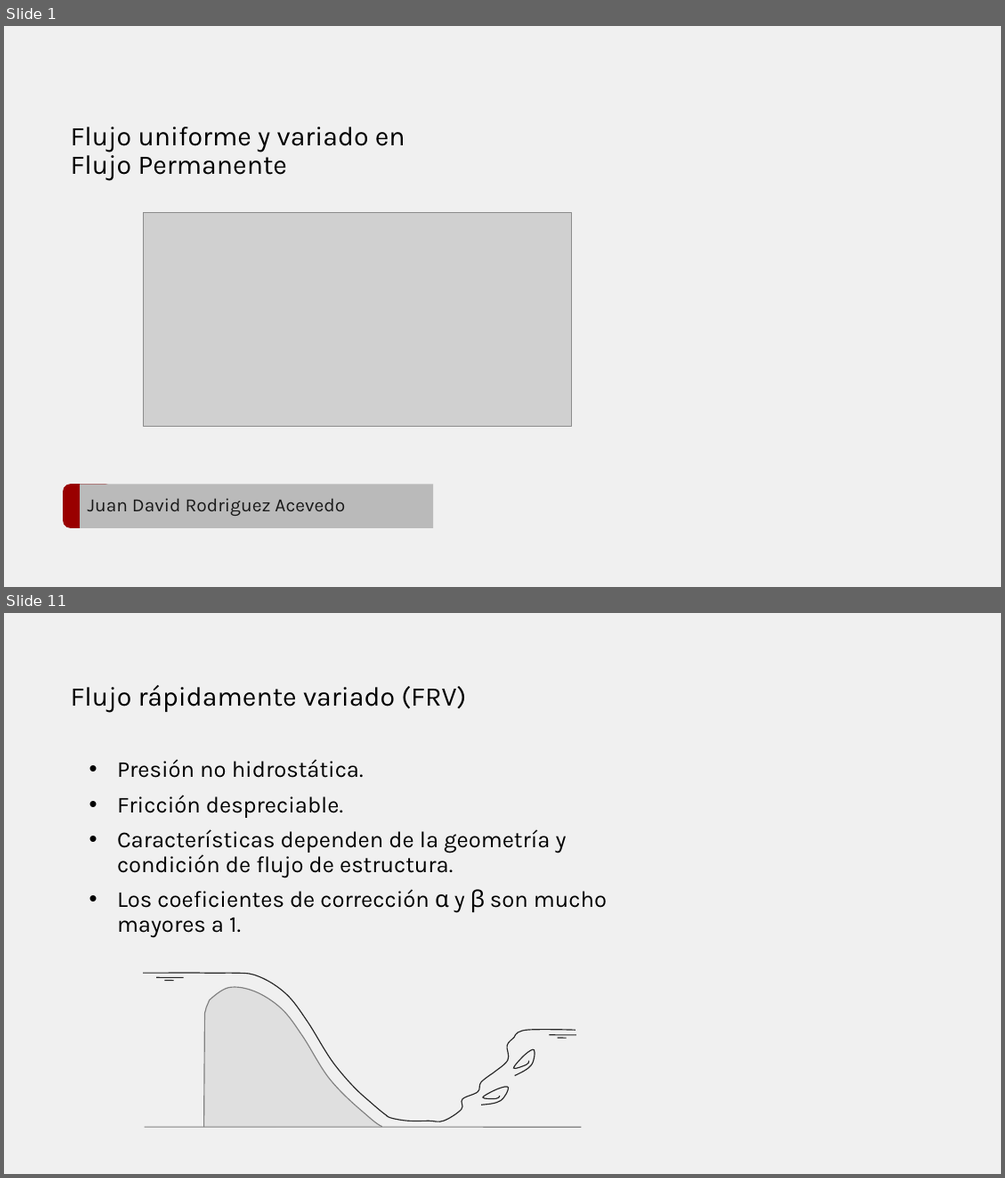
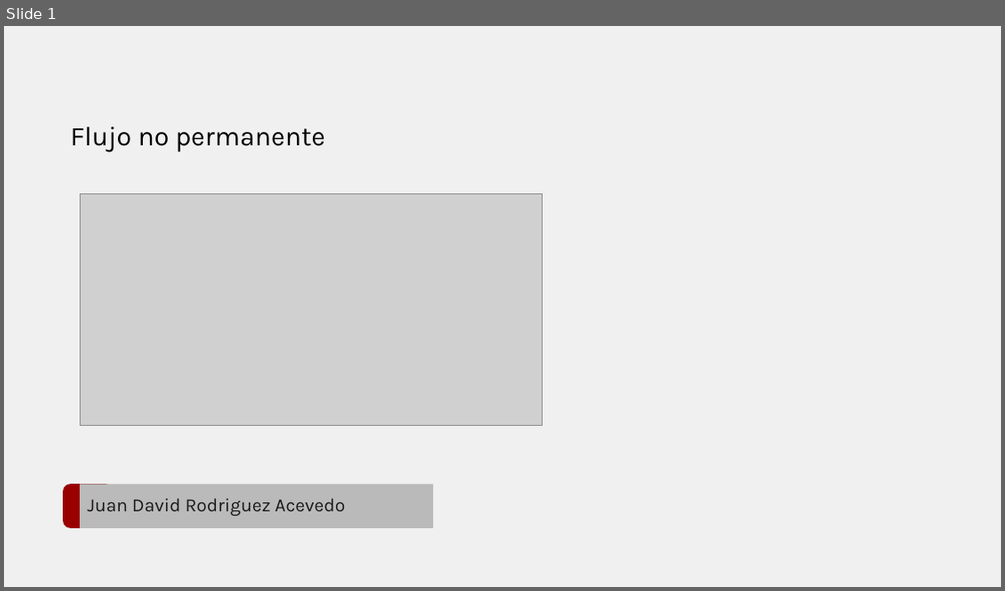
Before and after one commit to juanrodace/J.HRAS, a slide deck: Section01/UnsteadyFlow/HRAS.S1.UF.pptx. Shown one above the other, each under a label of ours: slides 1 and 11 before the commit, slide 1 after it; the slides between them are not shown. The pictures are 1005x1178 and 1005x591 pixels, drawn with LibreOffice and Linux fonts; fonts in the diff are those of the drawing; grey boxes stand for pictures; background and template pictures are left out. Boxes give left, top, right and bottom in pixels: in the first picture for what was removed or moved away, otherwise in the second. Text is boxed around its words. In the diff, an @@ line names an element or a change of style, - is before the commit and + after.

```diff
--- a/Section01/UnsteadyFlow/HRAS.S1.UF.pptx
+++ b/Section01/UnsteadyFlow/HRAS.S1.UF.pptx
@@ slide 11 removed at box(4, 613, 1001, 1174), background #F0F0F0 @@
@@ title removed at box(71, 685, 466, 713) @@
-Flujo rápidamente variado (FRV)
@@ text removed at box(117, 759, 607, 937) @@
-• Presión no hidrostática.
-• Fricción despreciable.
-• Características dependen de la geometría y condición de flujo de estructura.
-• Los coeficientes de corrección α y β son mucho mayores a 1.
@@ group removed at box(143, 973, 582, 1127): 5 freeform shapes, 5 lines @@
@@ slide 1 changed as well @@
@@ text at box(71, 127, 325, 152): text changed @@
-Flujo uniforme y variado en
-Flujo Permanente
+Flujo no permanente
@@ picture: place and size @@
-picture at box(144, 212, 572, 426)
+picture at box(80, 193, 542, 425)
```
Also in this commit, not shown: 5 slides added, 9 other slides removed, 3 other files.
